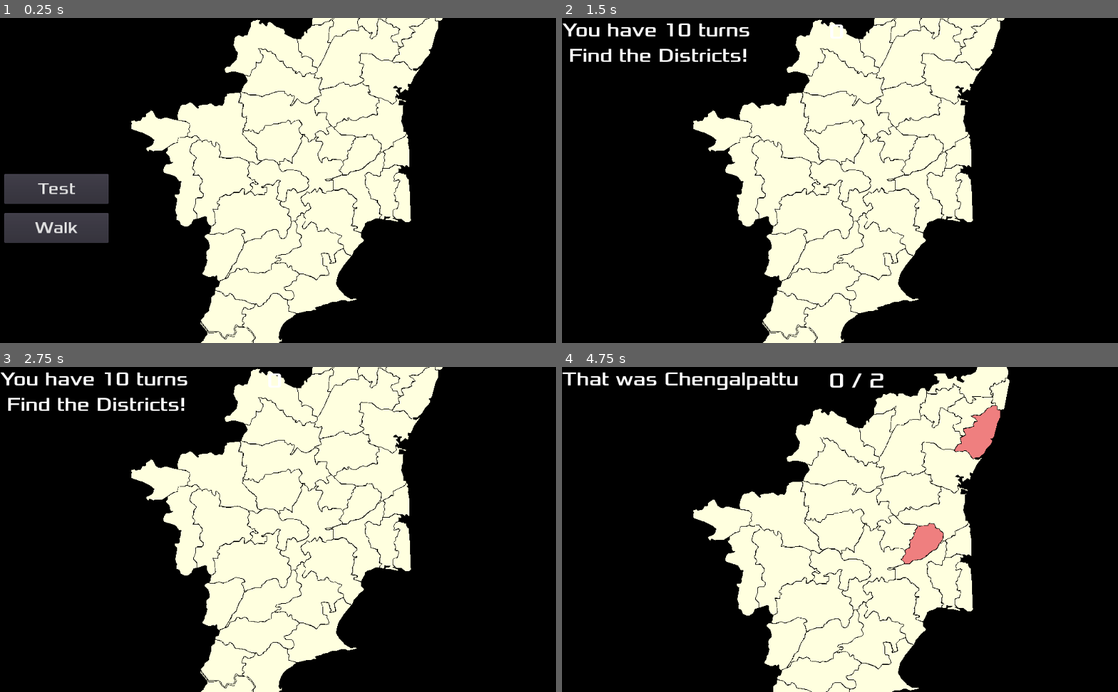
Above: before the commit, frames 1-4 (two rows, left to right).
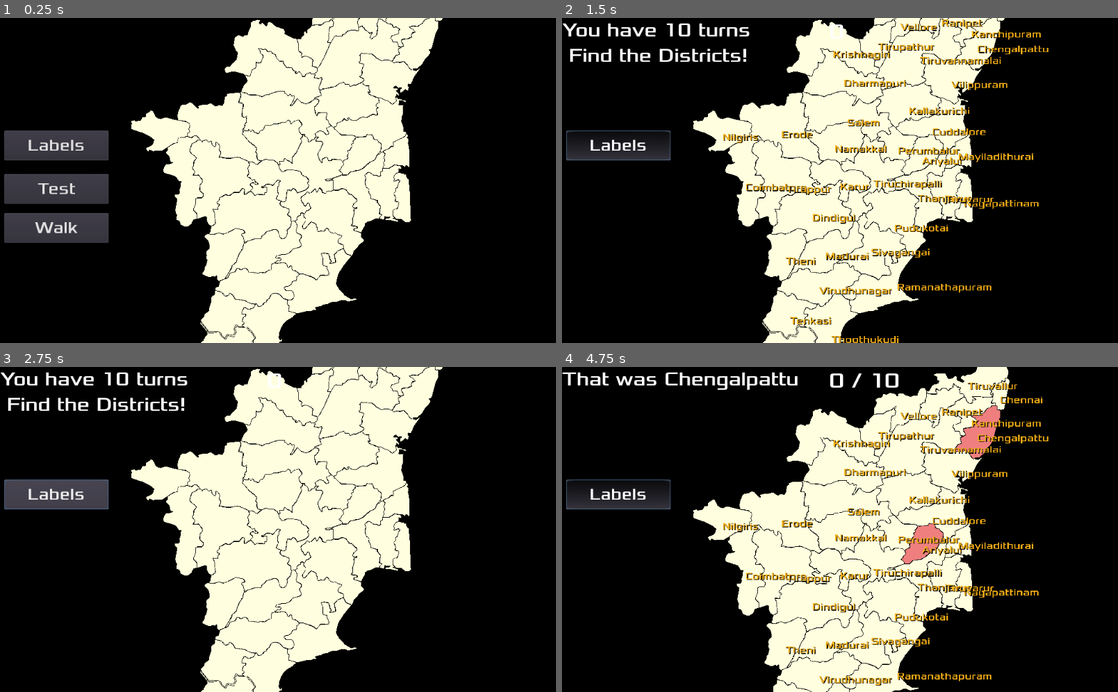
Above: after the commit, the same moments.

Repository: sharun-s/godot-tn
Game: Godot game, scene res://Node2D.tscn
The game is run twice, just before and just after one commit, with the same random seed, the same clock (stepped at 60 frames per second) and the same inputs.
Inputs (mouse positions are in pixels of both pictures, inside the frame that each line leads up to):
- Up to frame 1 (0.25 s): no input
- Up to frame 2 (1.5 s): click "Test" at 0.5 s; click (617, 144) at 1.25 s, where only the run after the commit has a clickable "Labels"
- Up to frame 3 (2.75 s): click (55, 493) at 2 s, where only the run after the commit has a clickable "Labels"
- Up to frame 4 (4.75 s): click (617, 493) at 2.75 s, where only the run after the commit has a clickable "Labels"; tap Enter at 3.5 s; drag from (923, 503) to (979, 393) at 3.52 s; tap Space at 4.25 s; drag from (923, 526) to (867, 636) at 4.27 s

The runs differ from the first frame. In frame 1, 1.7% of the frame differs, in the area x 0-20%, y 34-44%; in frame 2, 5.8%; in frame 3, 1.7%; in frame 4, 5.9%, in the area x 0-88%, y 1-99%.

Commit message:
Toggle district labels on/off

Diff:
--- a/Node2D.tscn
+++ b/Node2D.tscn
@@ -63,6 +63,20 @@
 "_edit_use_anchors_": false
 }
 
+[node name="Labels" type="Button" parent="HUD"]
+anchor_top = 0.5
+anchor_bottom = 0.5
+margin_left = 8.0
+margin_top = -92.0
+margin_right = 200.0
+margin_bottom = -37.0
+custom_fonts/font = SubResource( 3 )
+toggle_mode = true
+text = "Labels"
+__meta__ = {
+"_edit_use_anchors_": false
+}
+
 [node name="Learn" type="Button" parent="HUD"]
 anchor_top = 0.5
 anchor_bottom = 0.5
@@ -91,4 +105,5 @@
 one_shot = true
 
 [connection signal="pressed" from="HUD/Button" to="." method="_on_Button_pressed"]
+[connection signal="toggled" from="HUD/Labels" to="." method="_on_Labels_toggled"]
 [connection signal="pressed" from="HUD/Learn" to="." method="_on_Learn_pressed"]
--- a/TN.gd
+++ b/TN.gd
@@ -84,6 +84,7 @@
 	return [c, p]
 
 func _ready():
+	init_label_font()
 	rng.randomize()
 	add_child(tw)
 	add_child(walkpath)
@@ -106,6 +107,7 @@
 		a2d.show_behind_parent=true
 		a2d.position=Vector2(x+(w/2),y+(h/2))
 		add_child(a2d)
+		add_label(district, x, y, w, h)
 		a2d.connect('input_event', self, 'on_district_select',[district])
 
 	$Camera2D.position=get_node('Karur').position
@@ -126,7 +128,7 @@
 		if district == challenge:
 			score+=1
 			attempts+=1
-			$HUD/Score.text=str(score)+' / '+str(attempts)
+			$HUD/Score.text=str(score)+' / '+str(turns)
 			get_node(district).get_child(0).color=selected_color_right
 			$HUD/Label.text=district
 			var gpos=get_node(district).position
@@ -137,19 +139,27 @@
 				new_challenge()
 		else:
 			attempts+=1
-			$HUD/Score.text=str(score)+' / '+str(attempts)
+			$HUD/Score.text=str(score)+' / '+str(turns)
 			get_node(district).get_child(0).color=selected_color_wrong
 			$HUD/Message.text='That was '+district
 		if attempts==turns:
-			timed_msg('Not bad! \nYou scored '+str(score)+' / '+str(attempts),3)
+			timed_msg('Not bad! \nYou scored '+str(score)+' / '+str(turns),3)
 			yield($Timer, "timeout")
 			game_in_progress=false
 			game_over()
 	else:
+		get_tree().set_group("dlabels", "visible", false)
 		#deselect district if one is already selected before selecting new one
 		#selecting = change color + add border
 		if district!=selected_district and selected_district!='':
 			deselect()
+		else:
+			if district==selected_district:
+				# already selected so deselect
+				deselect()
+				$HUD/Label.text=''
+				selected_district=''
+				return
 		selected_district=district
 		$HUD/Label.text=district
 		var sd:Area2D=get_node(selected_district)
@@ -159,7 +169,14 @@
 		poly.color=selected_color
 		#selected_district_border_pts=PoolVector2Array(poly.polygon)
 		var oa=sd.get_overlapping_areas()
+		#get_tree().set_group("dlabels", "visible", false)
+		#wait for set completion
+		var tmp=$Timer.wait_time
+		$Timer.start(.3)
+		yield($Timer, 'timeout')
+		$Timer.wait_time=tmp
 		for i in oa:
+			get_node('lbl'+i.name).visible=true
 			tw.interpolate_property(i.get_child(0), 'color', deselect_color, deselect_color.blend("aa66aa22"),1)
 			tw.start()
 			#yield(tw,"tween_completed")
@@ -279,3 +296,31 @@
 					break
 			visited.append(jump)
 	game_over()
+
+var df
+func init_label_font():
+	var f=load("res://Xolonium-Regular.ttf")
+	df=DynamicFont.new()
+	df.font_data=f
+	df.size=44
+
+func add_label(district, x, y, w, h):
+	var l:Label=Label.new()
+	l.set("custom_fonts/font",df)
+	l.set("custom_colors/font_color", 'f6b016')
+	l.set("custom_colors/font_color_shadow", Color.black)
+	l.set("custom_constants/shadow_offset_x",3)
+	l.set("custom_constants/shadow_offset_y",3)
+	l.set("custom_constants/shadow_as_outline",0)
+	l.visible=false
+	l.text=district
+	l.name='lbl'+district
+	l.rect_position=Vector2(x+w/2, y+h/2)
+	l.add_to_group('dlabels')
+	add_child(l)
+
+func _on_Labels_toggled(button_pressed):
+	if button_pressed:
+		get_tree().set_group("dlabels","visible",true)
+	else:
+		get_tree().set_group("dlabels","visible",false)
